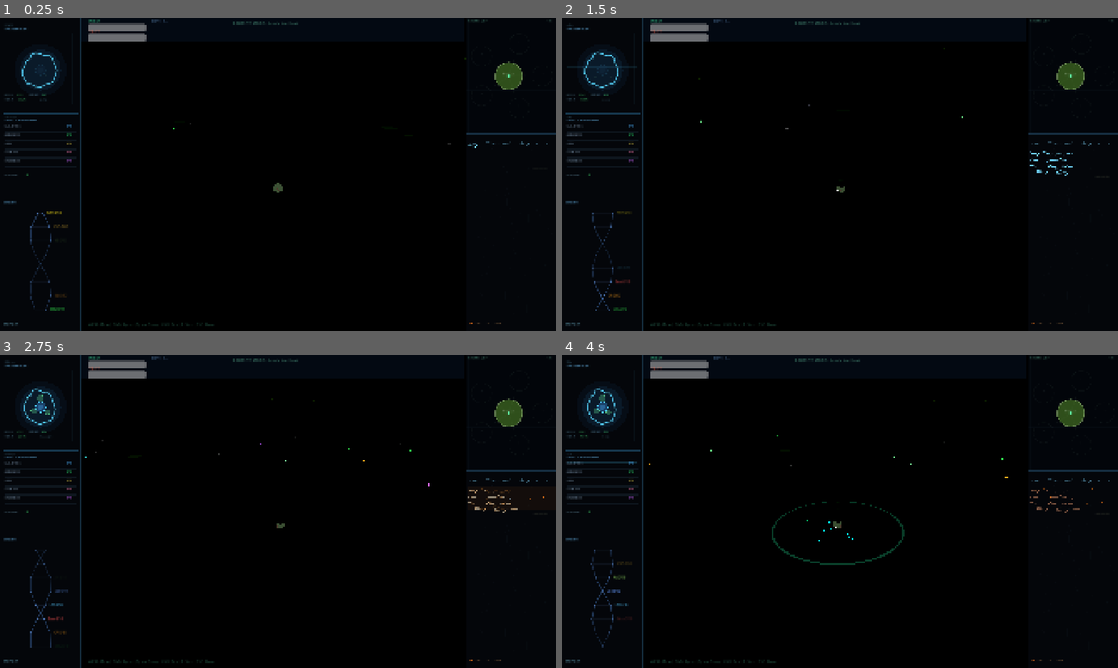
Above: before the commit, frames 1-4 (two rows, left to right).
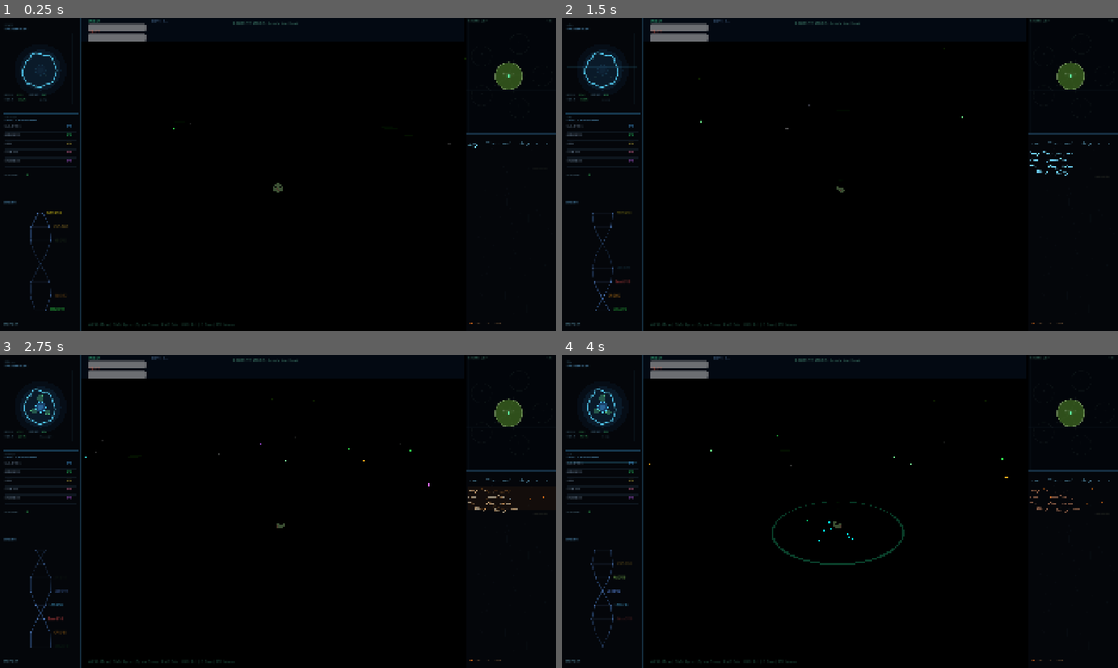
Above: after the commit, the same moments.

Repository: gnoobs75/3volov3
Game: Godot game, scene res://scenes/snake_stage.tscn
The game is run twice, just before and just after one commit, with the same random seed, the same clock (stepped at 60 frames per second) and the same inputs. This scene is started directly instead of the project's main scene.
Inputs (mouse positions are in pixels of both pictures, inside the frame that each line leads up to):
- Up to frame 1 (0.25 s): no input
- Up to frame 2 (1.5 s): tap Enter at 0.5 s; move the mouse to (962, 158) at 0.52 s; press the mouse at (962, 158) at 0.53 s; hold D (move_right) 0.53-1.25 s; tap Space at 0.77 s; release the mouse at (962, 158) at 1.25 s; drag from (728, 190) to (812, 237) at 1.27 s
- Up to frame 3 (2.75 s): move the mouse to (333, 442) at 2.02 s; hold D (move_right) from 2.03 s (still down); hold Q (focus_out) from 2.03 s (still down)
- Up to frame 4 (4 s): release D (move_right) at 2.75 s; release Q (focus_out) at 2.75 s; drag from (812, 574) to (673, 464) at 2.77 s; move the mouse to (1006, 558) at 3.52 s; hold A (move_left) from 3.53 s (still down); tap F (metabolize) at 3.6 s; tap Space at 3.77 s

The runs differ from the first frame. In frame 1, less than 0.1% of the frame differs, in the area x 33-51%, y 53-99%; in frame 2, less than 0.1%; in frame 3, less than 0.1%; in frame 4, less than 0.1%.

Commit message:
Fix worm eyes: bug out from top of head, update controls label
- Rebuilt eyes as large protruding spheres with iris/pupil/highlight
- Repositioned eyes to top-front of head (visible from game camera behind)
- Fixed coordinate mapping: Blender -Y = worm up after export chain
- Controls label: RMB Bite, LMB Pull (was LMB Bite)

Co-Authored-By: Claude Opus 4.6 <noreply@anthropic.com>

Diff:
--- a/scripts/snake_stage/snake_stage_manager.gd
+++ b/scripts/snake_stage/snake_stage_manager.gd
@@ -342,7 +342,7 @@
 
 	# Controls label (bottom of middle pane)
 	_controls_label = Label.new()
-	_controls_label.text = "WASD: Move | Shift: Sprint | Space: Creep | LMB: Bite | E: Stun | ESC: Menu"
+	_controls_label.text = "WASD: Move | Shift: Sprint | Space: Creep | RMB: Bite | LMB: Pull | E: Stun | ESC: Menu"
 	_controls_label.set_anchors_preset(Control.PRESET_BOTTOM_LEFT)
 	_controls_label.position = Vector2(20, -30)
 	_controls_label.add_theme_font_size_override("font_size", 12)
Binary file changed: models/worm_head.glb
Not shown, changed: models/worm_parasite.blend
